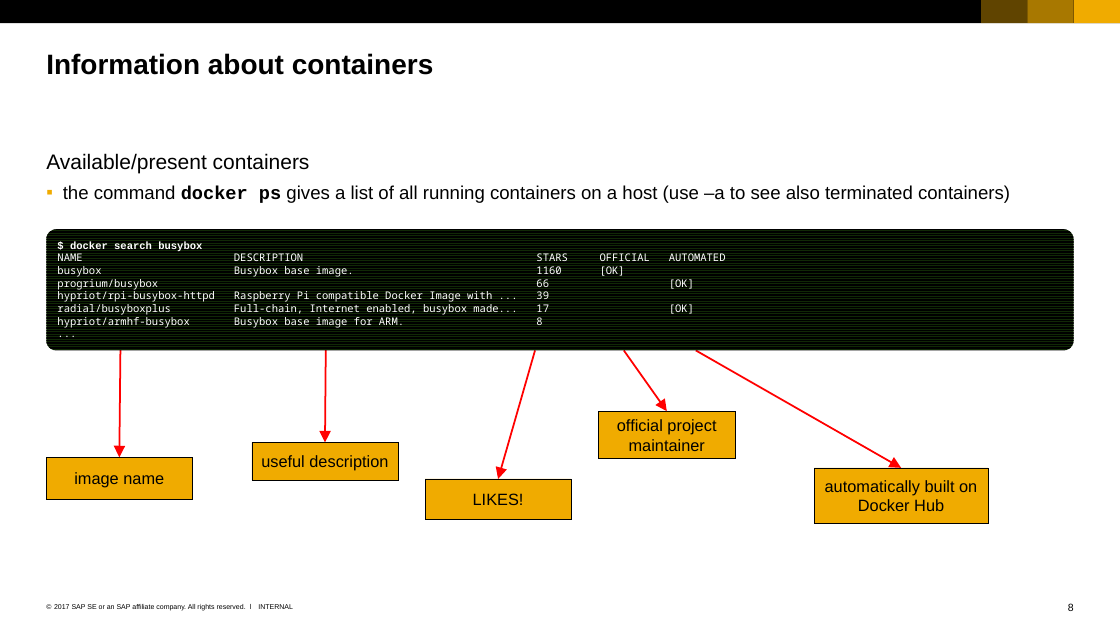
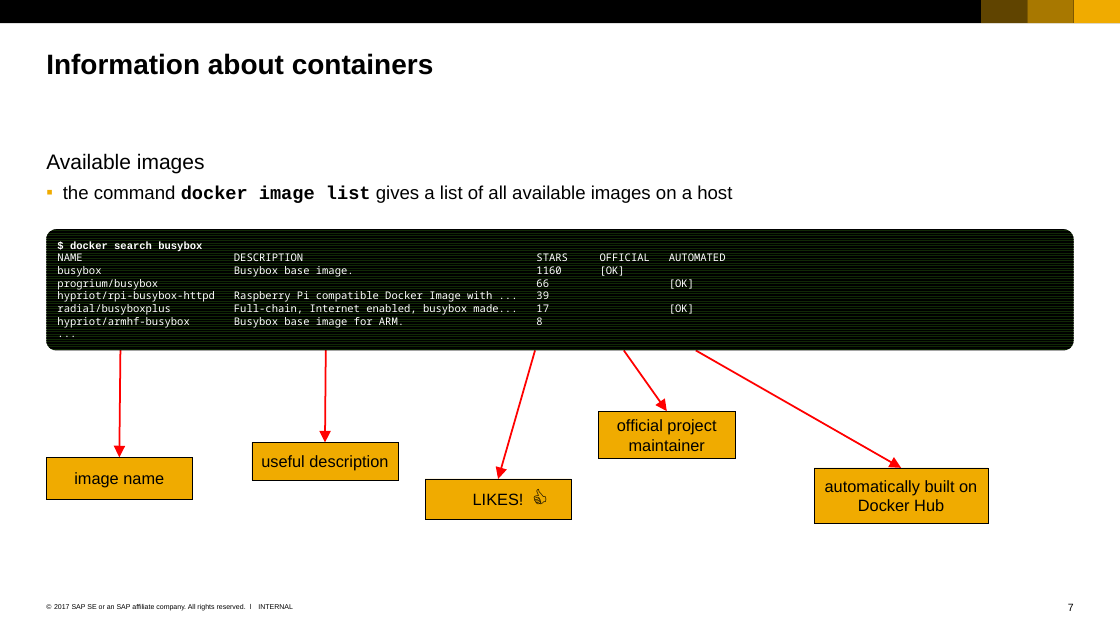
Before and after one commit to cuijiyao01/docker-k8s-training, a slide deck: slide 7 of docker/04_Images.pptx (slide 8 before the commit). Drawn at 1120x630 pixels with LibreOffice and Linux fonts; fonts in the diff are those of the drawing. Boxes give left, top, right and bottom in pixels: in the first picture for what was removed or moved away, otherwise in the second. Text is boxed around its words. In the diff, an @@ line names an element or a change of style, - is before the commit and + after.

Commit message:
Some polishing of the Docker slides.

```diff
--- a/docker/04_Images.pptx
+++ b/docker/04_Images.pptx
@@ text at (x1=46, y1=153, x2=732, y2=203): text changed @@
-Available/present containers
-  ▪ the command docker ps gives a list of all running containers on a host (use –a to see also terminated containers)
+Available images
+  ▪ the command docker image list gives a list of all available images on a host
@@ text added at (x1=524, y1=479, x2=571, y2=516), 21 pt, text #000000 @@
+👍
@@ page number at (x1=1068, y1=603, x2=1074, y2=611): text changed @@
-8
+7
```
Also in this commit, not shown: 2 other slides changed, 2 slides added, 3 slides removed, 3 other files.
